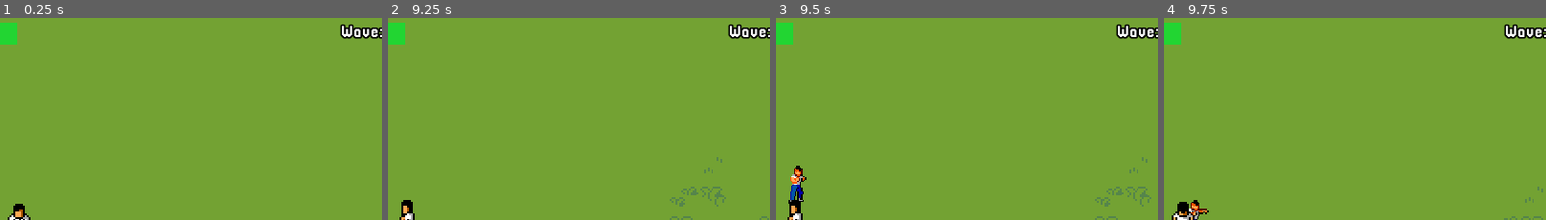
Above: before the commit, frames 1-4 (left to right).
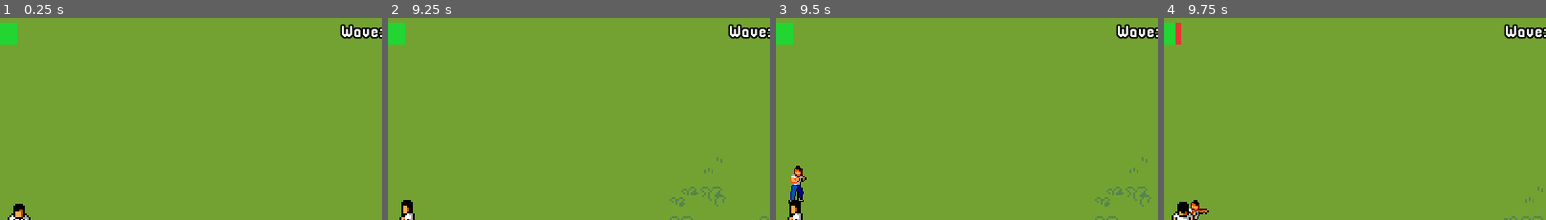
Above: after the commit, the same moments.

Repository: MysteryCoder456/KungFitGame
Game: Godot game, scene res://src/scenes/World.tscn
Two runs of this game, one before a commit and one after it. Both use one fixed random seed, a clock stepped at 60 frames per second and the inputs below.
Inputs:
- Up to frame 1 (0.25 s): no input
- Up to frame 2 (9.25 s): hold W (move_up) 0.53-2.03 s; hold A (move_left) 2.03-3.53 s; hold S (move_down) 3.53-4.28 s; hold D (move_right) 4.28-5.03 s; hold W (move_up) 5.03-5.78 s; hold D (move_right) 5.78-8.03 s; hold S (move_down) 8.03-8.78 s; hold A (move_left) from 8.78 s (still down)
- Up to frame 3 (9.5 s): keep holding A (move_left)
- Up to frame 4 (9.75 s): release A (move_left) at 9.53 s; hold W (move_up) from 9.53 s (still down)
The pictures show only the part of the screen within x 48-98%, y 0-50%; the shares and areas given below are measured in that part.

Frames 1-3 are identical in both runs. In frame 4, 0.2% of the frame differs, in the area x 3-5%, y 2-14%.

Commit message:
health animation

Diff:
--- a/FitnessGame/src/actors/Enemy.tscn
+++ b/FitnessGame/src/actors/Enemy.tscn
@@ -12,8 +12,8 @@
 collision_mask = 4
 script = ExtResource( 2 )
 speed = 35.0
-attack_damage_min = 5
-attack_damage_max = 15
+attack_damage_min = 5.0
+attack_damage_max = 15.0
 
 [node name="AnimatedSprite" type="AnimatedSprite" parent="."]
 scale = Vector2( 0.68, 0.68 )
--- a/FitnessGame/src/scenes/HUD.tscn
+++ b/FitnessGame/src/scenes/HUD.tscn
@@ -55,3 +55,9 @@
 [node name="ControllerButtons" parent="." instance=ExtResource( 1 )]
 position = Vector2( 96, 424 )
 scale = Vector2( 3.5, 3.5 )
+
+[node name="AnimationPlayer" type="AnimationPlayer" parent="."]
+
+[node name="HealthAnimationTimer" type="Timer" parent="."]
+wait_time = 0.3
+one_shot = true
--- a/FitnessGame/src/scripts/Enemy.gd
+++ b/FitnessGame/src/scripts/Enemy.gd
@@ -61,6 +61,7 @@
 
 		State.RUNNING:
 			if global_position.distance_to(target.global_position) <= pathfinding_threshold:
+				do_damage_to_target()
 				state = State.ATTACKING
 
 			velocity = move_and_slide(velocity)
@@ -83,6 +84,11 @@
 	path = nav.get_simple_path(global_position, target.global_position)
 
 
-func _on_AttackTimer_timeout():
+func do_damage_to_target():
 	var damage_value = lerp(attack_damage_min, attack_damage_max, randf())
 	target.damage(damage_value)
+
+
+func _on_AttackTimer_timeout():
+	if global_position.distance_to(target.global_position) <= pathfinding_threshold:
+		do_damage_to_target()
--- a/FitnessGame/src/scripts/HUD.gd
+++ b/FitnessGame/src/scripts/HUD.gd
@@ -2,8 +2,26 @@
 
 onready var health_bar: ProgressBar = $TopBar/HealthBar
 onready var wave_label: Label = $TopBar/WaveLabel
+onready var health_anim_timer: Timer = $HealthAnimationTimer
+onready var health_anim_values = [health_bar.max_value, health_bar.max_value]
 
 
 func _ready():
 	health_bar.value = health_bar.max_value
 	wave_label.text = "Wave: 1"
+
+
+func _process(delta):
+	var time_left = health_anim_timer.time_left
+
+	if time_left:
+		var before_anim_value = health_anim_values[0]
+		var after_anim_value = health_anim_values[1]
+
+		var anim_value = lerp(after_anim_value, before_anim_value, time_left / health_anim_timer.wait_time)
+		health_bar.set_value(anim_value)
+
+
+func set_health_bar_value(value: float):
+	health_anim_values = [health_bar.value, value]
+	health_anim_timer.start()
--- a/FitnessGame/src/scripts/KungFuMan.gd
+++ b/FitnessGame/src/scripts/KungFuMan.gd
@@ -74,10 +74,7 @@
 	return new_velocity
 
 
-func set_health(amount: float):
-	health = max(amount, 0)
-	hud.health_bar.value = lerp(0, hud.health_bar.max_value, health / actual_max_health)
-
-
 func damage(damage_amount: float):
-	set_health(health - damage_amount)
+	health -= damage_amount
+	var bar_value = lerp(0, hud.health_bar.max_value, health / actual_max_health)
+	hud.set_health_bar_value(bar_value)
